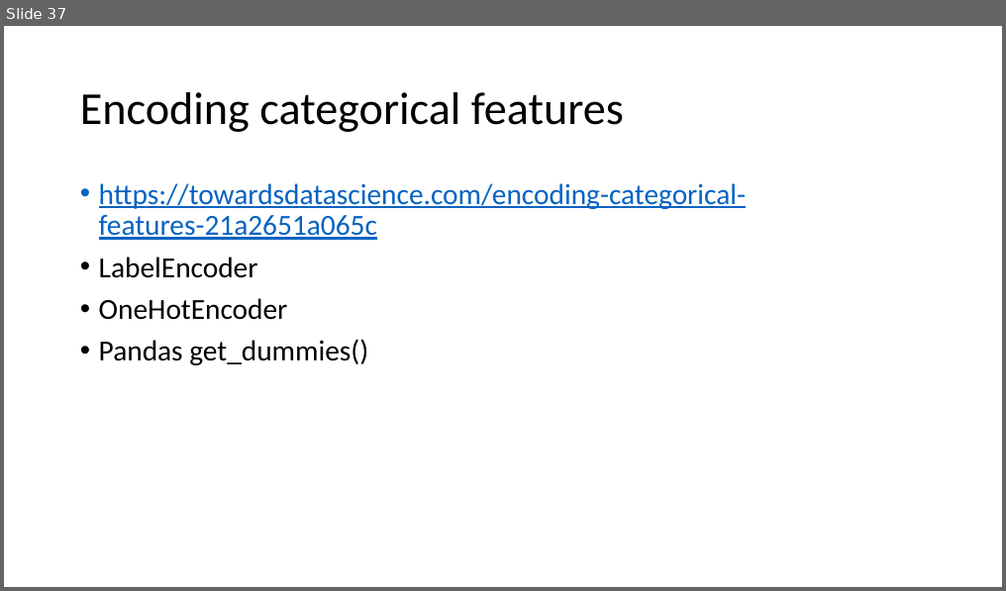
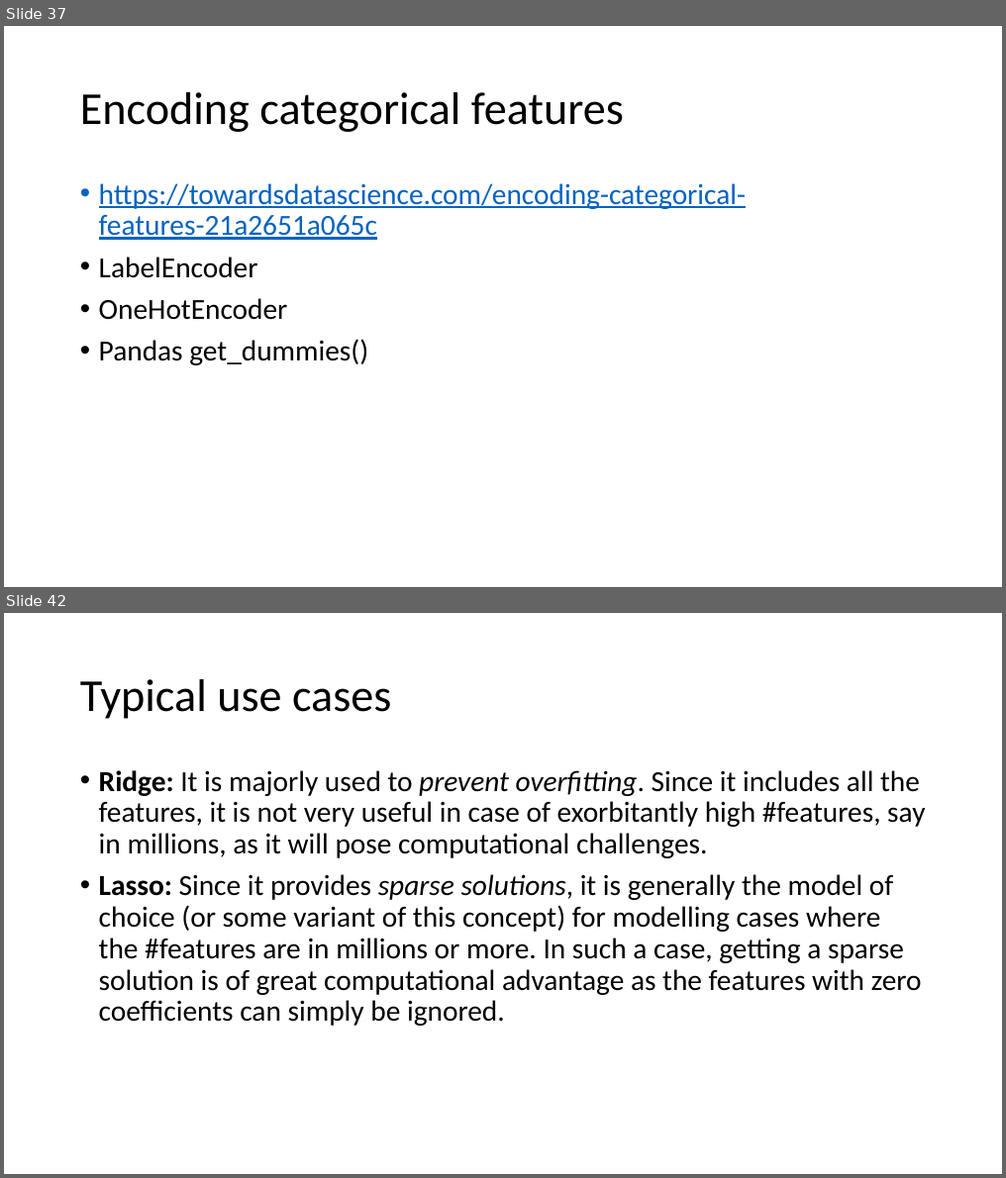
Before and after one commit to FranzGH/IoT_ML, a slide deck: Sklearn-UG.pptx. Shown one above the other, each under a label of ours: slide 37 before the commit, slides 37 and 42 after it; the slides between them are not shown. The pictures are 1006x591 and 1006x1178 pixels, drawn with LibreOffice and Linux fonts; fonts in the diff are those of the drawing. Boxes give left, top, right and bottom in pixels: in the first picture for what was removed or moved away, otherwise in the second. Text is boxed around its words. In the diff, an @@ line names an element or a change of style, - is before the commit and + after.

```diff
--- a/Sklearn-UG.pptx
+++ b/Sklearn-UG.pptx
@@ slide 42 added at [4, 613, 1002, 1174], background #FFFFFF @@
@@ title added at [80, 679, 391, 719], 44 pt, text #000000 @@
+Typical use cases
@@ text added at [99, 770, 925, 1026], 28 pt, text #000000 @@
+• Ridge: It is majorly used to prevent overfitting. Since it includes all the features, it is not very useful in case of exorbitantly high #features, say in millions, as it will pose computational challenges.
+• Lasso: Since it provides sparse solutions, it is generally the model of choice (or some variant of this concept) for modelling cases where the #features are in millions or more. In such a case, getting a sparse solution is of great computational advantage as the features with zero coefficients can simply be ignored.
```
Also in this commit, not shown: 1 slide changed, 11 other slides added, 4 other files.
